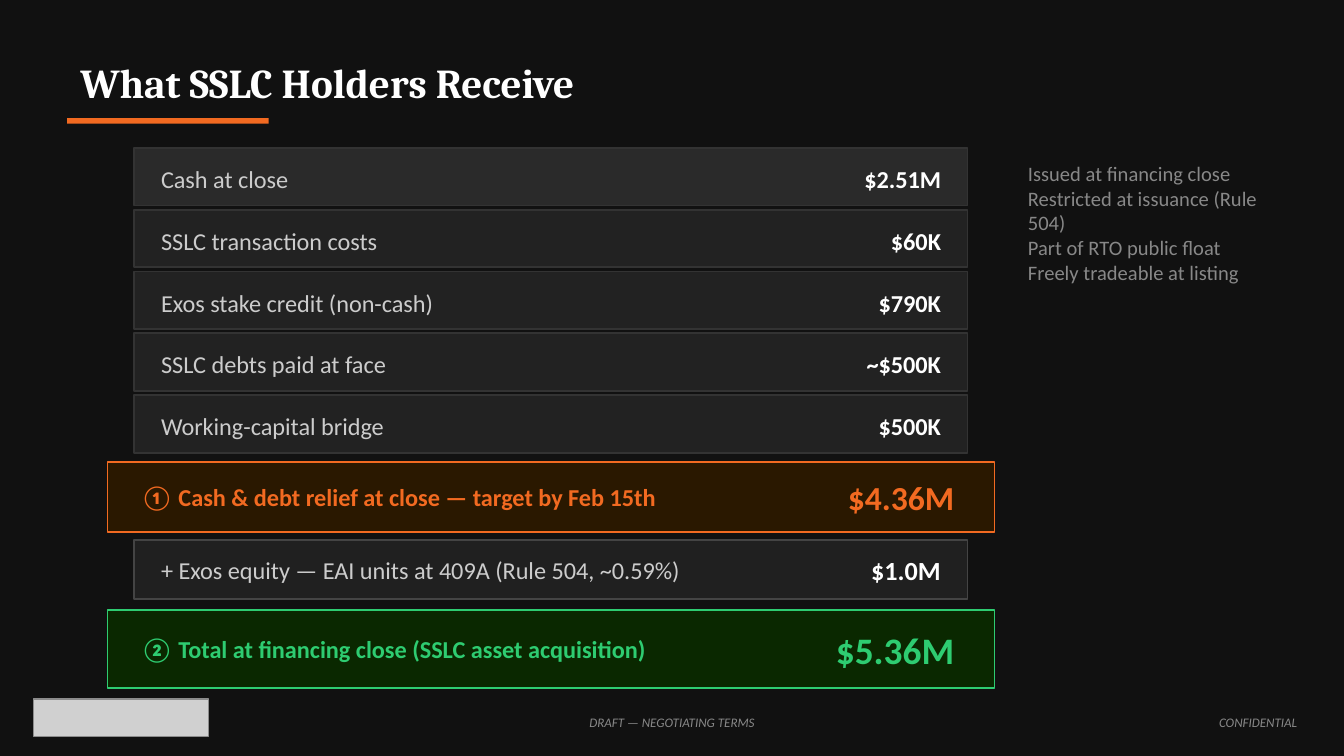
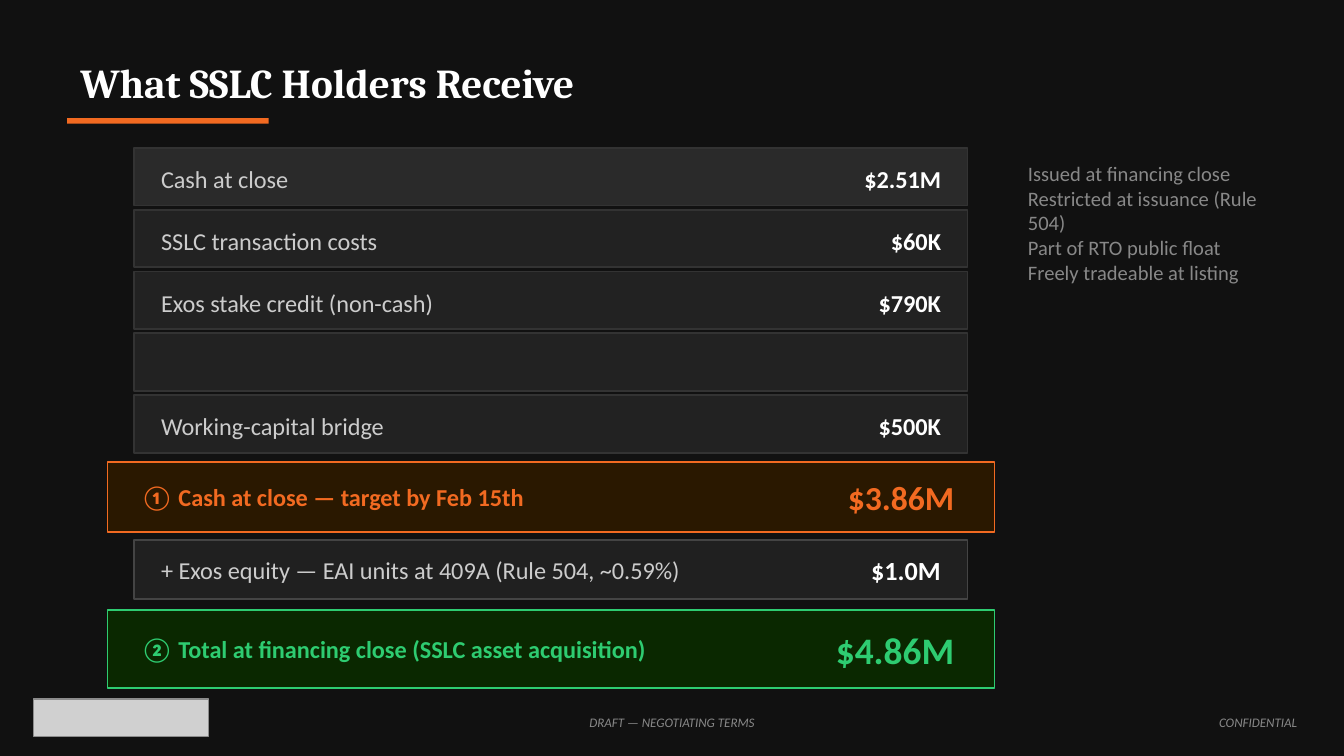
Before and after one commit to ExosAerospace/workspace, a slide deck: slide 4 of drafts/Exos_SSLC_Board_Offer_Overview_2026-10-10_r2.pptx. Drawn at 1344x756 pixels with LibreOffice and Linux fonts; fonts in the diff are those of the drawing; grey boxes stand for pictures. Boxes give left, top, right and bottom in pixels: in the first picture for what was removed or moved away, otherwise in the second. Text is boxed around its words. In the diff, an @@ line names an element or a change of style, - is before the commit and + after.

Commit message:
SSLC r2: remove SSLC debts at face ($500K) from all outputs
Per John 10/10: SSLC debts NOT assumed by Exos at close.

Changes:
- Assumptions!B14 = 0 (was $500K)
- ① $4.36M → $3.86M | ② $5.36M → $4.86M
- ③ LOW/BASE/HIGH: $6.31M/$7.885M/$9.46M → $5.81M/$7.385M/$8.96M
- ④ hold to 2031: $12.0M/$15.8M/$19.4M → $11.5M/$15.3M/$18.9M
- Earn-out totals unchanged ($950K/$2,525K/$4,100K = ③ - ②)

Artifacts updated: xlsx model, r2 pptx deck, offer summary docx,
briefing email docx. Scripts updated in parallel (do NOT re-run model script).

```diff
--- a/drafts/Exos_SSLC_Board_Offer_Overview_2026-10-10_r2.pptx
+++ b/drafts/Exos_SSLC_Board_Offer_Overview_2026-10-10_r2.pptx
@@ text removed at (x1=161, y1=356, x2=386, y2=377) @@
-SSLC debts paid at face
@@ text removed at (x1=867, y1=357, x2=941, y2=376) @@
-~$500K
@@ text at (x1=141, y1=487, x2=524, y2=511): text changed @@
-① Cash & debt relief at close — target by Feb 15th
+① Cash at close — target by Feb 15th
@@ text at (x1=848, y1=487, x2=954, y2=514): text changed @@
-$4.36M
+$3.86M
@@ text at (x1=836, y1=638, x2=954, y2=668): text changed @@
-$5.36M
+$4.86M
```
Also in this commit, not shown: 2 other slides changed, 7 other files.
